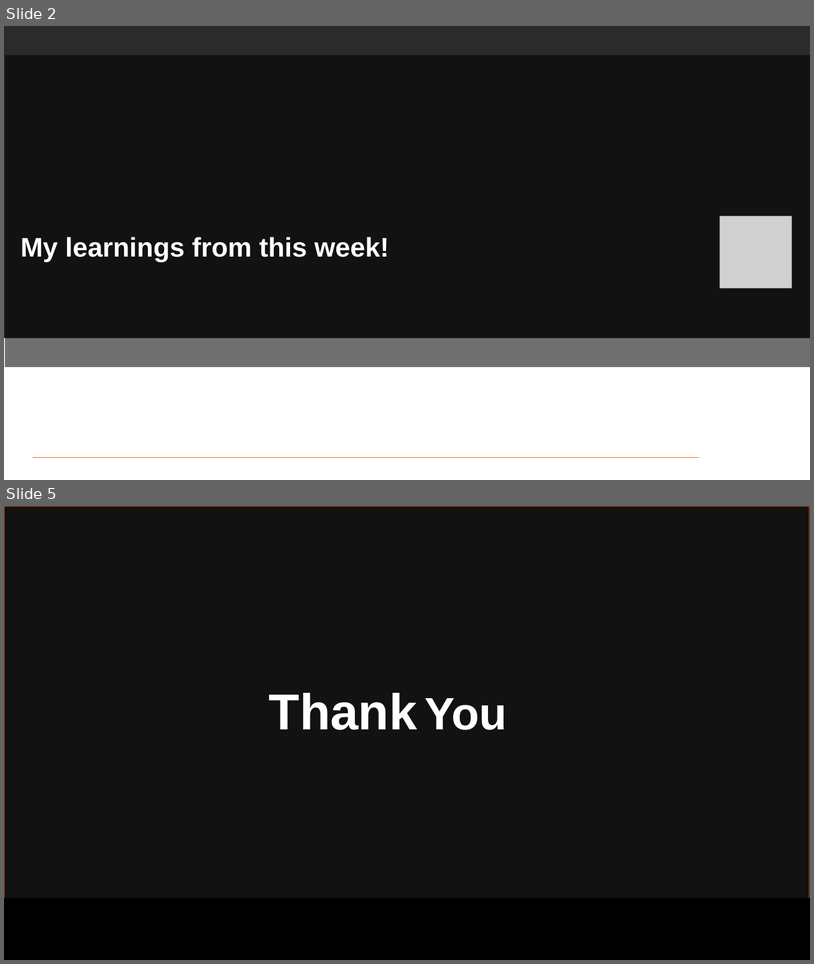
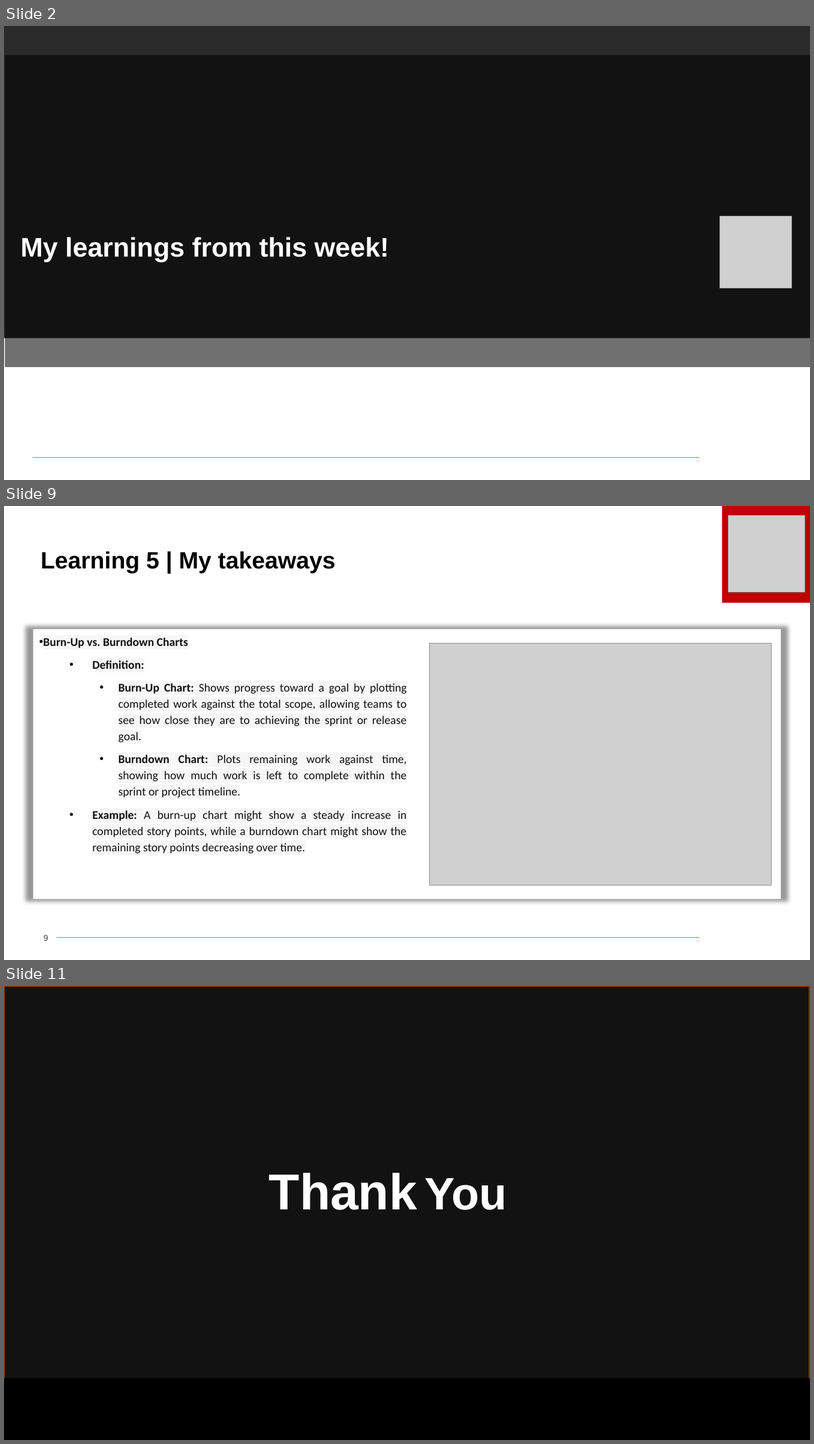
Before and after one commit to Hitesh-2020/Shell-Bootcamp-Journey-PPTs, a slide deck: HITESH TECHNICAL Day 2 Journey Book 2024.pptx. Shown one above the other, each under a label of ours: slides 2 and 5 before the commit, slides 2, 9 and 11 after it; the slides between them are not shown. The pictures are 814x964 and 814x1444 pixels, drawn with LibreOffice and Linux fonts; fonts in the diff are those of the drawing; grey boxes stand for pictures; background and template pictures are left out; a plain dark background stands for a picture behind light text. Boxes give left, top, right and bottom in pixels: in the first picture for what was removed or moved away, otherwise in the second. Text is boxed around its words. In the diff, an @@ line names an element or a change of style, - is before the commit and + after.

```diff
--- a/HITESH TECHNICAL Day 2 Journey Book 2024.pptx
+++ b/HITESH TECHNICAL Day 2 Journey Book 2024.pptx
@@ slide 9 added at [4,506,810,960], background #FFFFFF @@
@@ rectangle added at [723,506,810,603], fill #C00000 @@
@@ picture added at [729,515,806,592] @@
@@ title added at [41,551,336,573], 28 pt, text #000000, bold @@
+Learning 5 | My takeaways
@@ rectangle added at [33,630,782,899], fill #FFFFFF, 14 pt, text #111111 @@
+• Burn-Up vs. Burndown Charts
+• Definition:
+• Burn-Up Chart: Shows progress toward a goal by plotting completed work against the total scope, allowing teams to see how close they are to achieving the sprint or release goal.
+• Burndown Chart: Plots remaining work against time, showing how much work is left to complete within the sprint or project timeline.
+• Example: A burn-up chart might show a steady increase in completed story points, while a burndown chart might show the remaining story points decreasing over time.
@@ picture added at [430,643,772,885] @@
@@ page number added at [44,934,48,940], 10 pt, text #404040 @@
+9
@@ line added from (57, 937) to (699, 937), #FF6600 0.5 pt @@
@@ what was slide 5 is now slide 11 @@
```
Also in this commit, not shown: 2 slides changed, 5 other slides added.
